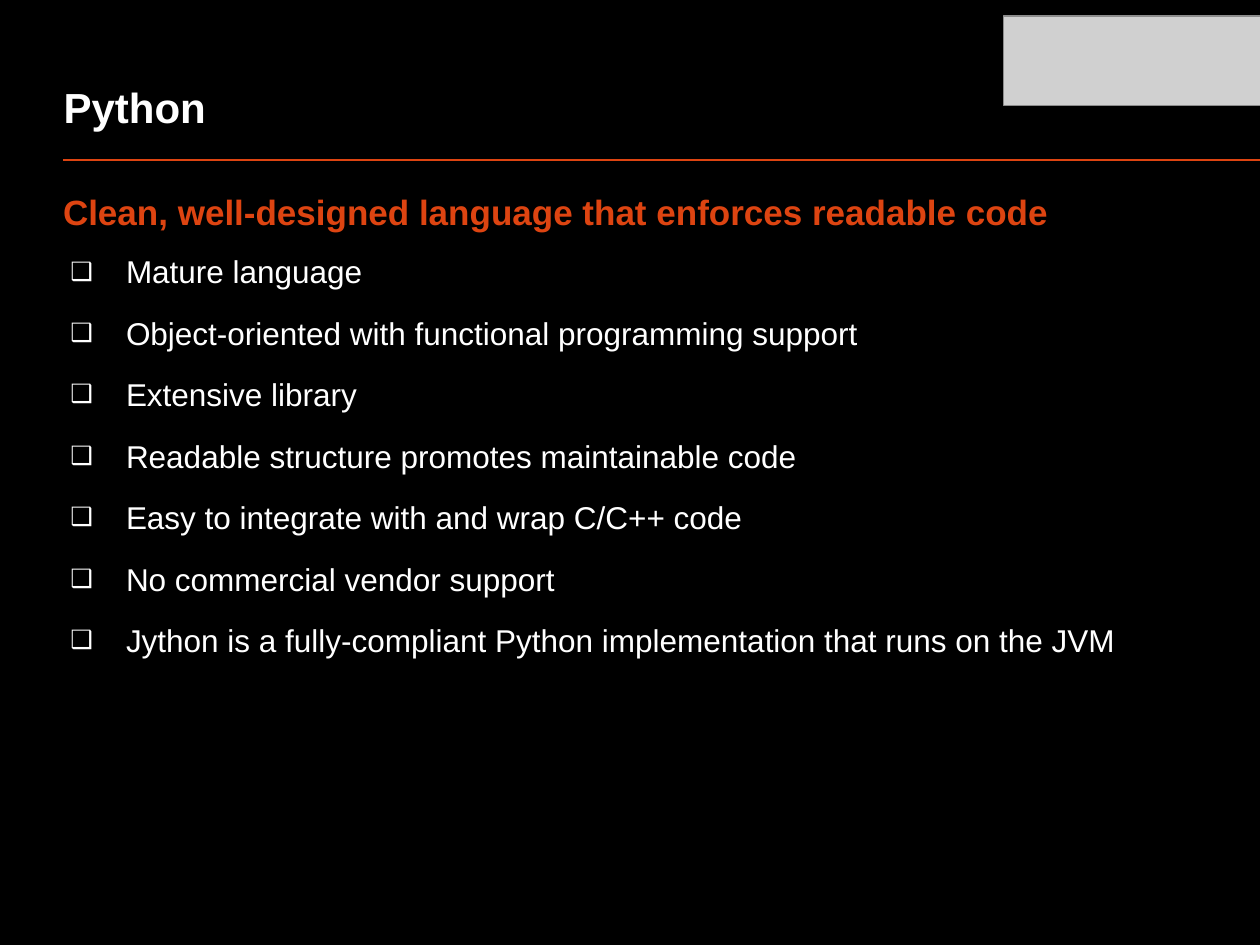
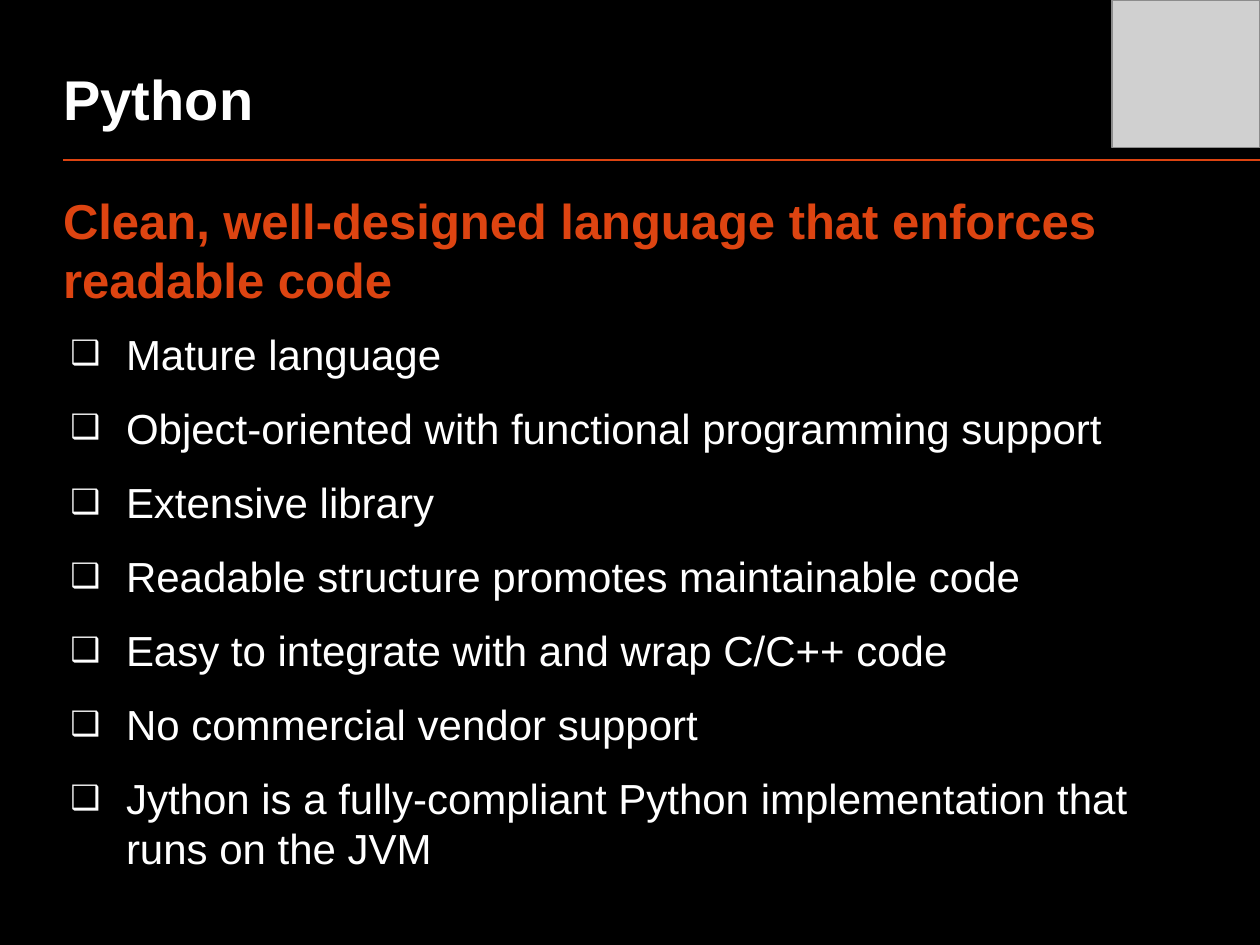
Before and after one commit to oscarrenalias/openslava-2013, a slide deck: slide 9 of Dynamic languages/OpenSlava 2013 - Dynamic languages.pptx (slide 13 before the commit). Drawn at 1260x945 pixels with LibreOffice and Linux fonts; fonts in the diff are those of the drawing; grey boxes stand for pictures. Boxes give left, top, right and bottom in pixels: in the first picture for what was removed or moved away, otherwise in the second. Text is boxed around its words. In the diff, an @@ line names an element or a change of style, - is before the commit and + after.

```diff
--- a/Dynamic languages/OpenSlava 2013 - Dynamic languages.pptx
+++ b/Dynamic languages/OpenSlava 2013 - Dynamic languages.pptx
@@ title "Python" at (64,79,254,131): size 24 to 32 pt @@
@@ picture removed at (1003,16,1260,106) @@
@@ picture added at (1113,0,1260,147) @@
@@ text "Clean, well-designed language that enforces ..." at (63,203,1127,865): size 20 to 28 pt in "Clean, well-designed language that enforces readable code"; size 18 to 24 pt in "Mature language", "Object-oriented with functional programming support", "Extensive library", "Readable structure promotes maintainable code" and 3 more places @@
```
Also in this commit, not shown: 25 other slides changed, 1 slide added, 12 slides removed, 1 other file.
